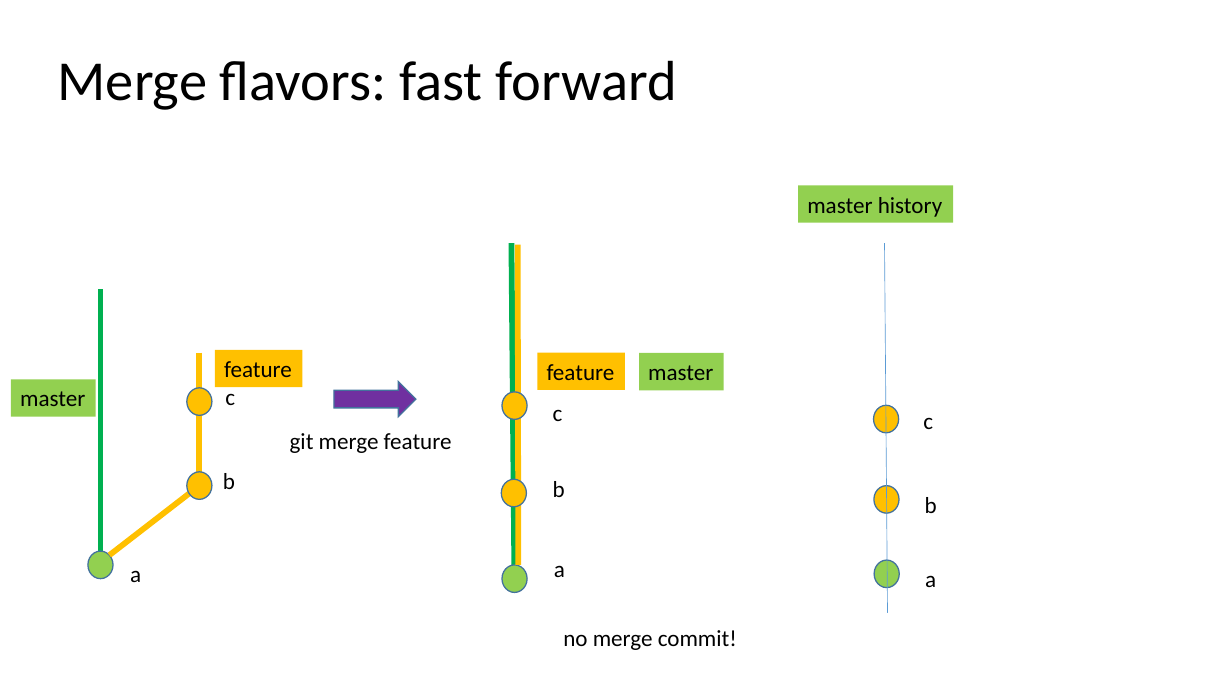
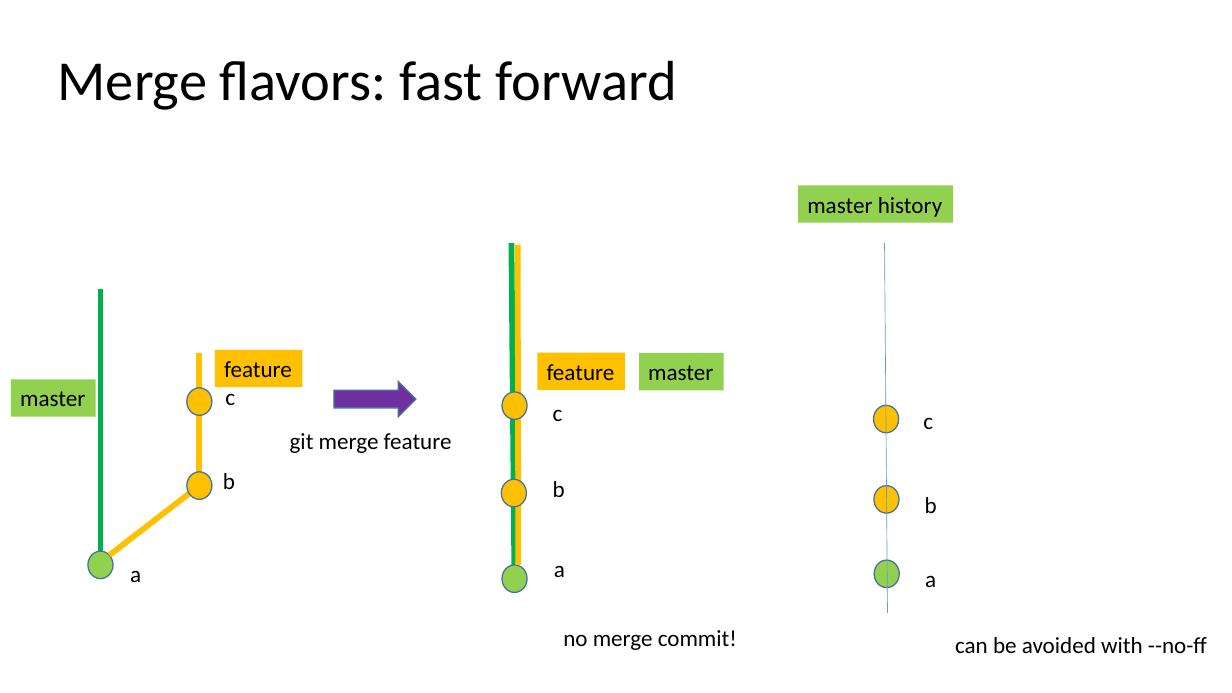
Before and after one commit to ogvolkov/git-101, a slide deck: slide 37 of git101.pptx. Drawn at 1232x693 pixels with LibreOffice and Linux fonts; fonts in the diff are those of the drawing. Boxes give left, top, right and bottom in pixels: in the first picture for what was removed or moved away, otherwise in the second. Text is boxed around its words. In the diff, an @@ line names an element or a change of style, - is before the commit and + after.

```diff
--- a/git101.pptx
+++ b/git101.pptx
@@ text added at (x1=955, y1=637, x2=1207, y2=653), 18 pt, text #000000 @@
+can be avoided with --no-ff
```
Also in this commit, not shown: 2 other slides changed.
